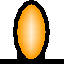
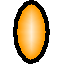
Two versions of the same layered image (64x64). Layer-by-layer changes:
removed layer "Layer 4" over bbox(0, 53, 64, 64)
